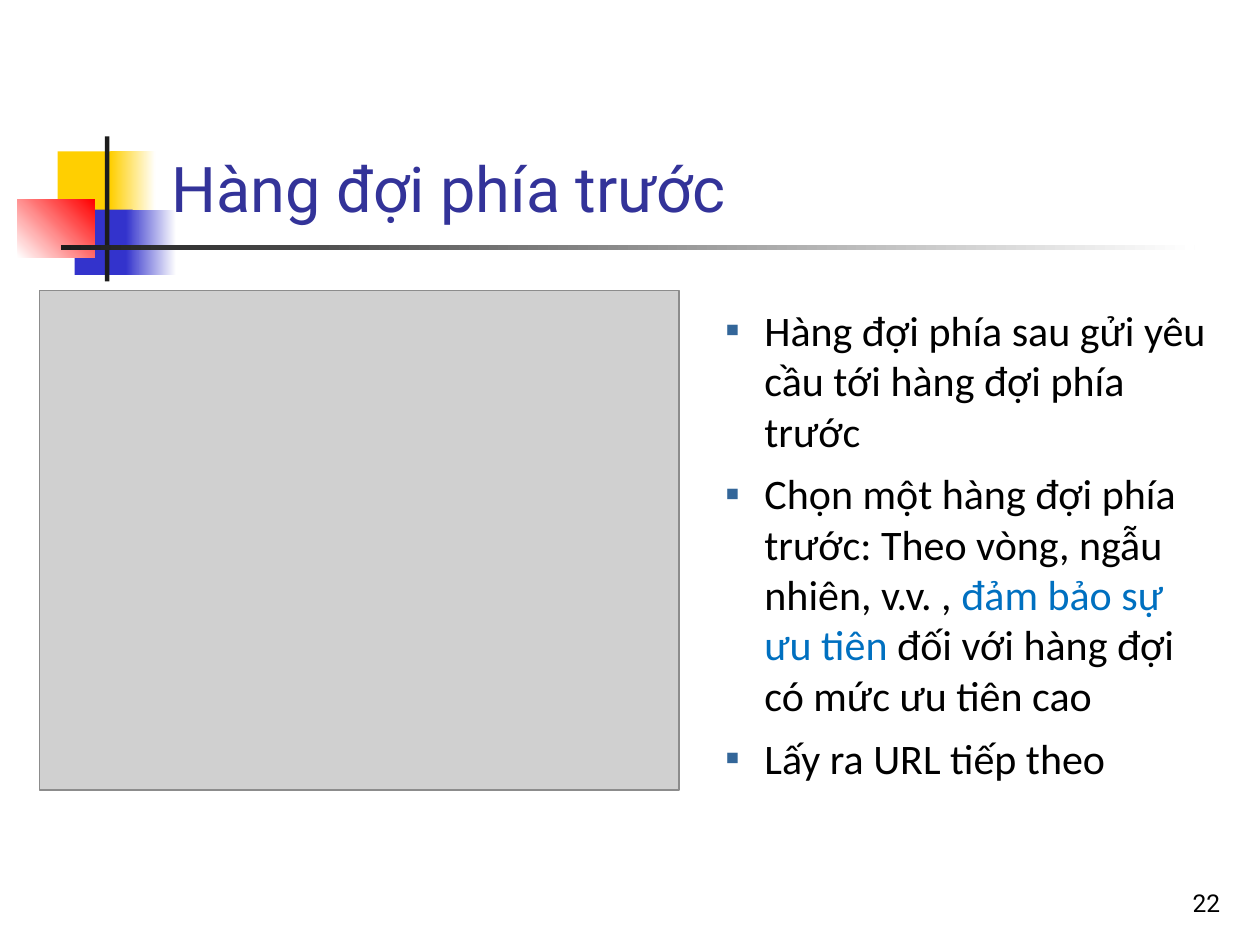
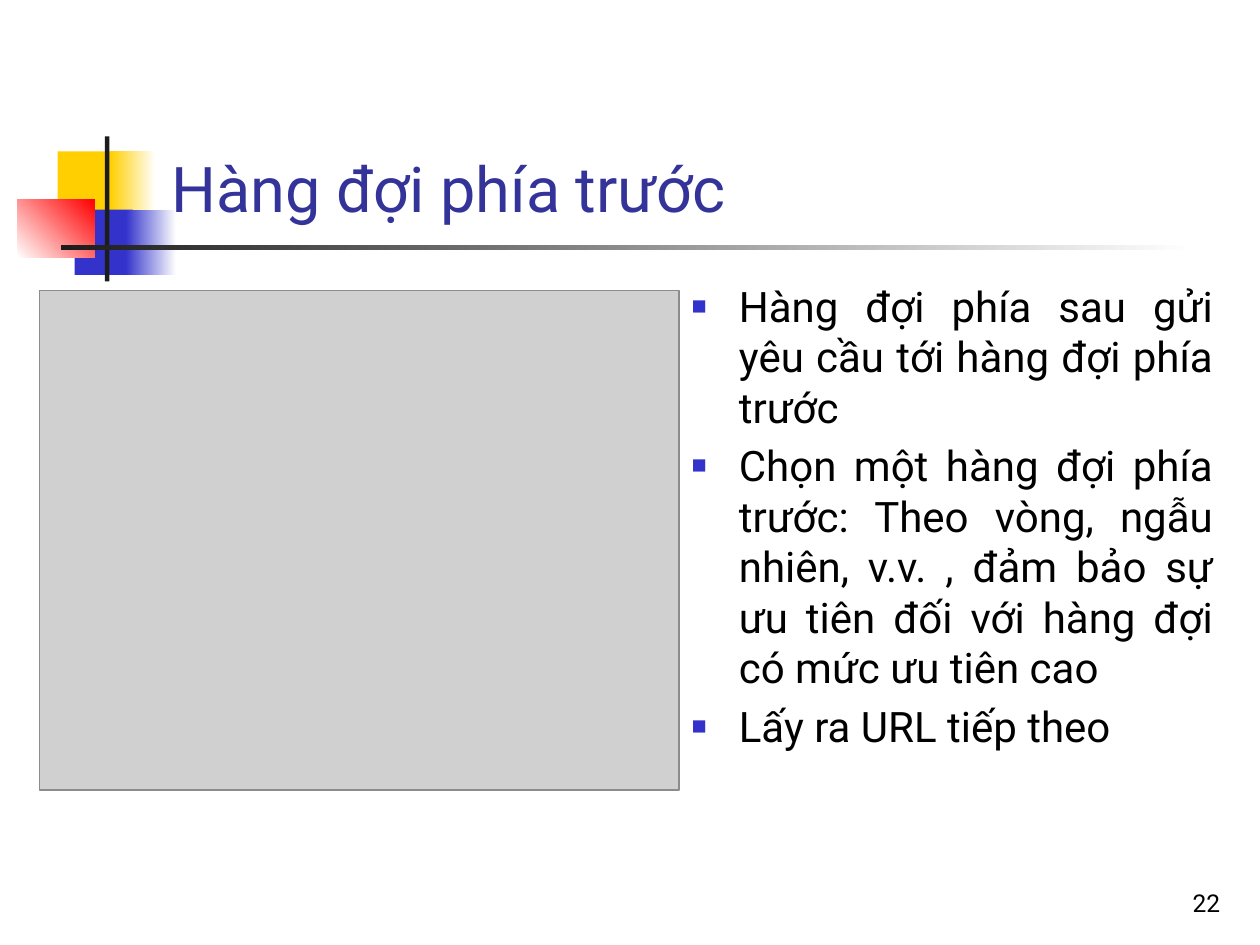
Before and after one commit to nguyenkhanhthien/IT4853, a slide deck: slide 22 of Bai 23 Thu thap du lieu.pptx. Drawn at 1260x945 pixels with LibreOffice and Linux fonts; fonts in the diff are those of the drawing; grey boxes stand for pictures. Boxes give left, top, right and bottom in pixels: in the first picture for what was removed or moved away, otherwise in the second. Text is boxed around its words. In the diff, an @@ line names an element or a change of style, - is before the commit and + after.

```diff
--- a/Bai 23 Thu thap du lieu.pptx
+++ b/Bai 23 Thu thap du lieu.pptx
@@ text "Hàng đợi phía sau gửi ...": place and size @@
-text "Hàng đợi phía sau gửi ..." at [764, 316, 1205, 781]
+text "Hàng đợi phía sau gửi ..." at [739, 288, 1213, 751]
@@ text "Hàng đợi phía sau gửi ..." at [739, 288, 1213, 751]: font Calibri to Roboto; text colour #0070C0 to #000000 in "đảm bảo sự ưu tiên"; alignment left to justified; bullet ▪ to ■; list level 2 to 1 in "Hàng đợi phía sau gửi ..."; bullet colour #336699 to #3333CC; list level 2 to 1 in "Chọn một hàng đợi phía ..."; list level 2 to 1 in "Lấy ra URL tiếp theo" @@
```
Also in this commit, not shown: 7 other slides changed, 1 slide added, 4 other files.
